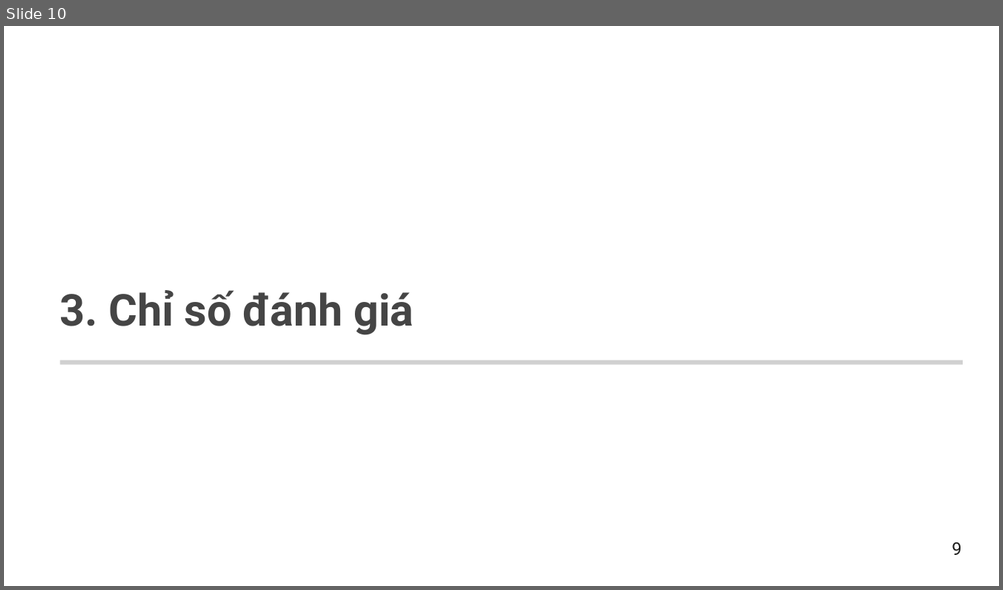
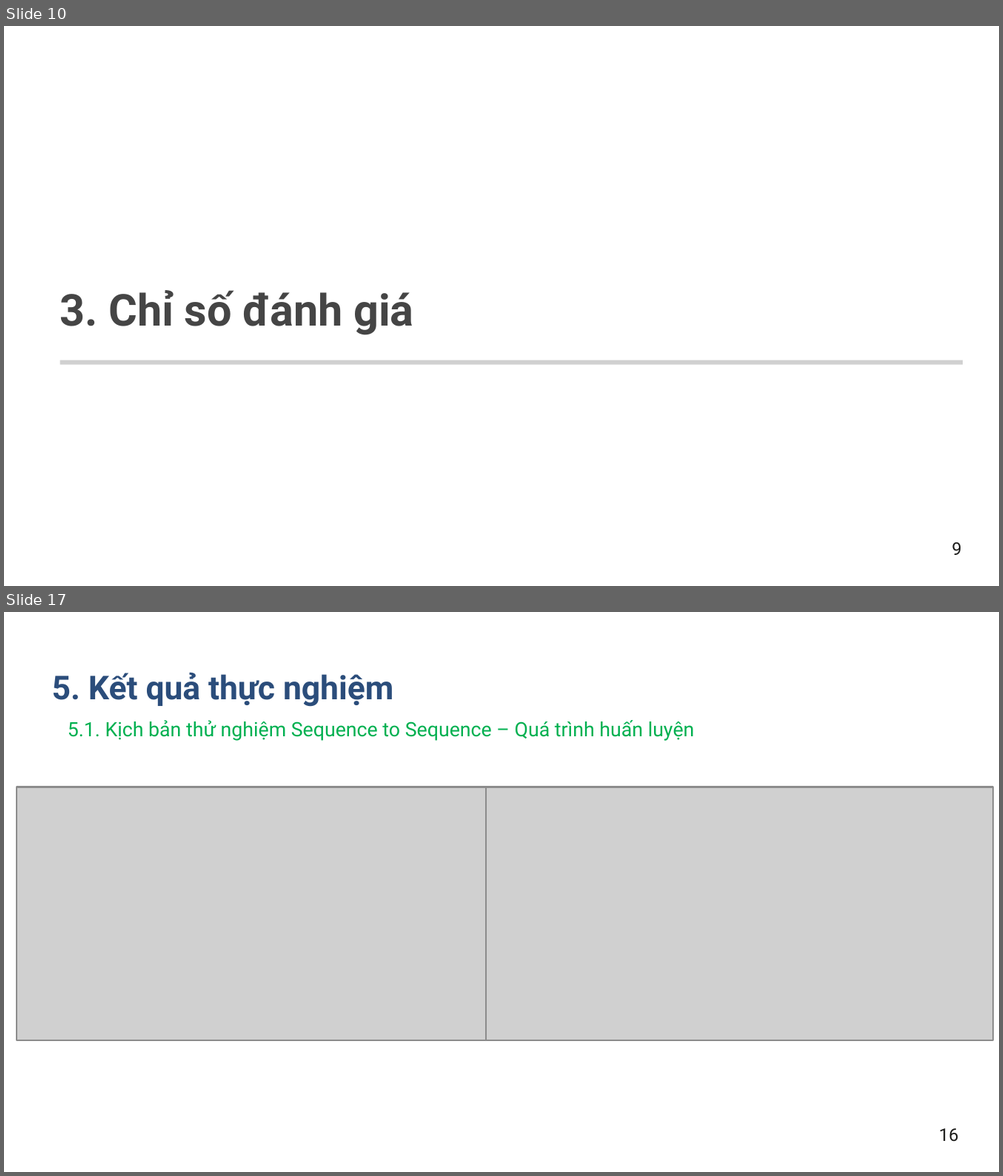
Before and after one commit to levanmanhbka/ptit_nlp, a slide deck: docs/Nhom12_SlideBaoCaoCuoiKy.pptx. Shown one above the other, each under a label of ours: slide 10 before the commit, slides 10 and 17 after it; the slides between them are not shown. The pictures are 1003x590 and 1003x1176 pixels, drawn with LibreOffice and Linux fonts; fonts in the diff are those of the drawing; grey boxes stand for pictures; background and template pictures are left out. Boxes give left, top, right and bottom in pixels: in the first picture for what was removed or moved away, otherwise in the second. Text is boxed around its words. In the diff, an @@ line names an element or a change of style, - is before the commit and + after.

```diff
--- a/docs/Nhom12_SlideBaoCaoCuoiKy.pptx
+++ b/docs/Nhom12_SlideBaoCaoCuoiKy.pptx
@@ slide 17 added at bbox=[4, 612, 999, 1172], background #FFFFFF @@
@@ text added at bbox=[52, 672, 393, 707], 15 pt, text #2B4D7B, bold @@
+5. Kết quả thực nghiệm
@@ text added at bbox=[68, 720, 694, 741], 9 pt, text #00B050 @@
+5.1. Kịch bản thử nghiệm Sequence to Sequence – Quá trình huấn luyện
@@ picture added at bbox=[17, 787, 524, 1040] @@
@@ picture added at bbox=[486, 787, 994, 1040] @@
@@ text added at bbox=[939, 1129, 959, 1142], 8 pt, text #1C1C1A @@
+16
```
Also in this commit, not shown: 13 slides changed, 8 other slides added, 1 slide removed.
